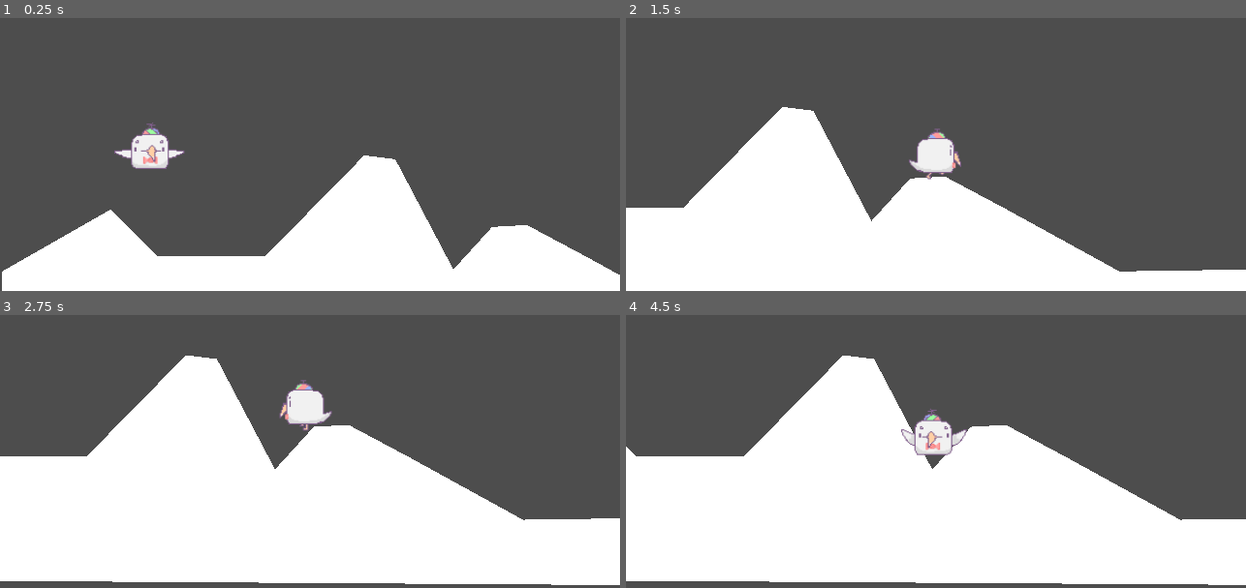
Above: before the commit, frames 1-4 (two rows, left to right).
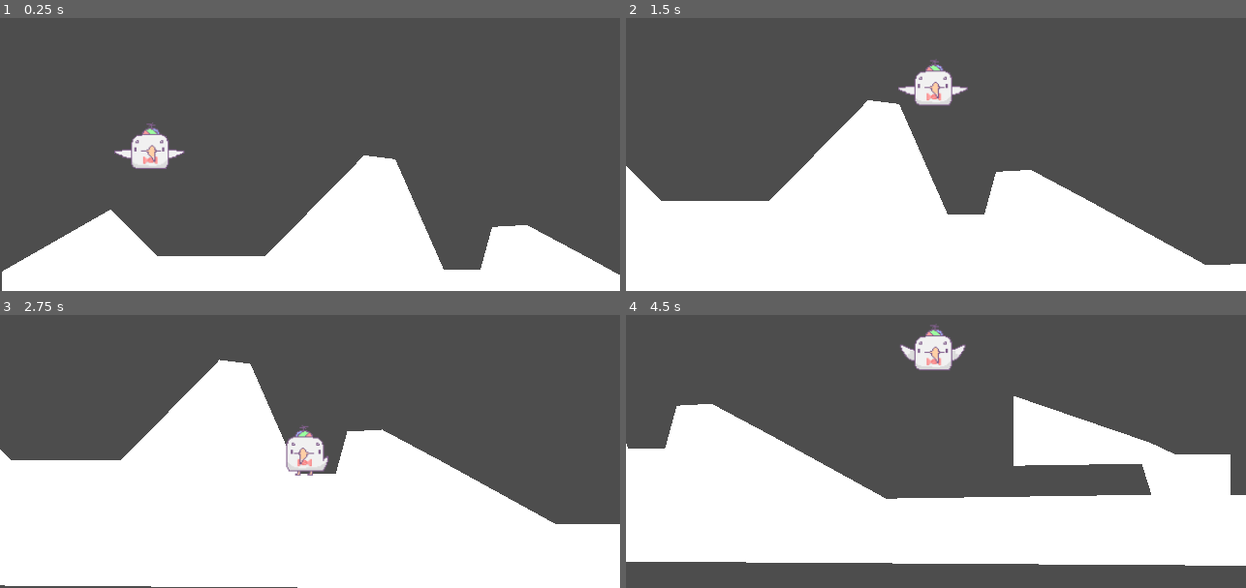
Above: after the commit, the same moments.

Repository: battletoaster34/2D-Platformer-Practice
Game: Godot game, scene res://main.tscn
Same seed, same stepped clock (60 frames per second), same inputs: the game is played once before the commit and once after it.
Inputs:
- Up to frame 1 (0.25 s): no input
- Up to frame 2 (1.5 s): tap Enter (ui_accept) at 0.5, 0.6 s; hold Ctrl (crouch, bound only after the commit) 0.53-1.28 s; hold D (right) from 0.53 s (still down); tap Space (Jump, bound only after the commit) at 0.77, 1.07 s; tap Ctrl (crouch, bound only after the commit) at 1.35 s
- Up to frame 3 (2.75 s): tap Space (Jump, bound only after the commit) at 1.52, 1.55, 1.82, 2.1 s; release D (right) at 2.03 s; hold A (left) from 2.03 s (still down); tap Enter (ui_accept) at 2.3 s
- Up to frame 4 (4.5 s): release A (left) at 2.78 s; hold D (right) 2.78-4.28 s; tap Enter (ui_accept) at 2.85, 4.35 s; tap Space (Jump, bound only after the commit) at 3.02, 3.32, 3.77, 3.8, 4.07 s; tap Ctrl (crouch, bound only after the commit) at 3.05 s; hold Ctrl (crouch, bound only after the commit) 3.53-4.28 s; hold A (left) from 4.28 s (still down)

The runs differ from the first frame. In frame 1, 0.7% of the frame differs, in the area x 64-80%, y 53-93%; in frame 2, 16%; in frame 3, 9.2%; in frame 4, 30%, in the area x 0-100%, y 3-99%.

Commit message:
Crouching

Diff:
--- /dev/null
+++ b/Abovecheck.gd
@@ -0,0 +1,14 @@
+extends RigidBody2D
+
+
+# Called when the node enters the scene tree for the first time.
+func _ready():
+	pass # Replace with function body.
+
+
+# Called every frame. 'delta' is the elapsed time since the previous frame.
+func _process(delta):
+	pass
+
+func _on_abovecheck_body_shape_entered(body_rid, body, body_shape_index, local_shape_index):
+	print()
--- a/main.tscn
+++ b/main.tscn
@@ -13,7 +13,7 @@
 [node name="StaticBody2D" type="StaticBody2D" parent="TestLevel"]
 
 [node name="CollisionPolygon2D" type="CollisionPolygon2D" parent="TestLevel/StaticBody2D"]
-polygon = PackedVector2Array(0, 128, 56, 96, 80, 120, 136, 120, 187, 68, 203, 70, 233, 127, 253, 105, 271, 104, 301, 120, 361, 153, 498, 151, 499, 130, 539, 130, 539, 151, 751, 161, 755, 189, 0, 184)
+polygon = PackedVector2Array(0, 128, 56, 96, 80, 120, 136, 120, 187, 68, 203, 70, 228, 127, 247, 127, 253, 105, 271, 104, 301, 120, 361, 153, 498, 151, 493, 135, 427, 136, 427, 100, 497, 124, 509.925, 130, 539, 130, 539, 151, 751, 161, 755, 189, 0, 184)
 
 [node name="Polygon2D" type="Polygon2D" parent="TestLevel/StaticBody2D/CollisionPolygon2D"]
 
--- a/player.gd
+++ b/player.gd
@@ -1,7 +1,8 @@
 extends CharacterBody2D
 
 
-const SPEED = 200.0
+var SPEED = 200.0
+var crouching = false
 const JUMP_VELOCITY = -350.0
 
 # Get the gravity from the project settings to be synced with RigidBody nodes.
@@ -17,20 +18,52 @@
 		$AnimatedSprite2D.play()
 
 	# Handle Jump.
-	if Input.is_action_just_pressed("ui_accept") and is_on_floor():
+	if Input.is_action_just_pressed("Jump") and is_on_floor():
 		velocity.y = JUMP_VELOCITY
+	if Input.is_action_pressed("crouch") and is_on_floor():
+		SPEED = 50
+		if crouching == false:
+			$AnimatedSprite2D.animation = "crouchidlestart"
+			$AnimatedSprite2D.play()
+			if velocity.x != 0:
+				$AnimatedSprite2D.animation = "crouchsidestart"
+				$AnimatedSprite2D.flip_v = false
+				$AnimatedSprite2D.flip_h = velocity.x < 0
+				$AnimatedSprite2D.play()
+
+		crouching = true
+		$Crouchinghitbox.disabled = false
+		$Standinghitbox.disabled = true
+
+	else:
+		crouching = false
+		SPEED = 200
+		$Crouchinghitbox.disabled = true
+		$Standinghitbox.disabled = false
+
 
 	# Get the input direction and handle the movement/deceleration.
 	# As good practice, you should replace UI actions with custom gameplay actions.
 	if is_on_floor():
 		if velocity.x != 0:
-			$AnimatedSprite2D.animation = "right"
-			$AnimatedSprite2D.flip_v = false
-			$AnimatedSprite2D.flip_h = velocity.x < 0
+			if crouching == false:
+				$AnimatedSprite2D.animation = "right"
+				$AnimatedSprite2D.flip_v = false
+				$AnimatedSprite2D.flip_h = velocity.x < 0
+				$AnimatedSprite2D.play()
+			else:
+				if ($AnimatedSprite2D.animation == "crouchsidestart" and $AnimatedSprite2D.is_playing() == false) or $AnimatedSprite2D.animation != "crouchsidestart":
+					$AnimatedSprite2D.animation = "sidecrouchmove"
+					$AnimatedSprite2D.flip_v = false
+					$AnimatedSprite2D.flip_h = velocity.x < 0
+					$AnimatedSprite2D.play()
+		elif crouching == false:
+			$AnimatedSprite2D.animation = "idle"
 			$AnimatedSprite2D.play()
 		else:
-			$AnimatedSprite2D.animation = "idle"
-			$AnimatedSprite2D.play()
+			if ($AnimatedSprite2D.animation == "crouchidlestart" and $AnimatedSprite2D.is_playing() == false) or $AnimatedSprite2D.animation != "crouchidlestart":
+				$AnimatedSprite2D.animation = "crouchidle"
+				$AnimatedSprite2D.play()
 	var direction = Input.get_axis("left", "right")
 	if direction:
 		velocity.x = direction * SPEED
@@ -39,3 +72,10 @@
 
 
 	move_and_slide()
+
+
+
+
+
+func _on_abovecheck_body_shape_entered(body_rid, body, body_shape_index, local_shape_index):
+	print("POOOOOO")
--- a/player.tscn
+++ b/player.tscn
@@ -1,13 +1,26 @@
-[gd_scene load_steps=11 format=3 uid="uid://nx5unntdhghb"]
+[gd_scene load_steps=26 format=3 uid="uid://nx5unntdhghb"]
 
 [ext_resource type="Script" path="res://player.gd" id="1_04qvq"]
 [ext_resource type="Texture2D" uid="uid://17uqab85q7jb" path="res://Seagulljump1.png" id="2_6cwxm"]
 [ext_resource type="Texture2D" uid="uid://3bx7ioklf6ow" path="res://Seagull.png" id="2_ffesb"]
 [ext_resource type="Texture2D" uid="uid://gyyg37k0uf4q" path="res://Seagullidle2.png" id="3_shup4"]
 [ext_resource type="Texture2D" uid="uid://bs5v15g3wmapv" path="res://Seagulljump2.png" id="3_vqy1u"]
+[ext_resource type="Texture2D" uid="uid://bg586e0emmvow" path="res://Deadpancrouch1.png" id="4_1i2en"]
+[ext_resource type="Texture2D" uid="uid://cx41sqcrqqpds" path="res://Deadpancrouch2.png" id="5_aqfyx"]
 [ext_resource type="Texture2D" uid="uid://b8wm012qsdto5" path="res://SeagullRight1.png" id="6_510a0"]
+[ext_resource type="Texture2D" uid="uid://c0ch4uy32arvq" path="res://Deadpancrouch3.png" id="6_hudrx"]
 [ext_resource type="Texture2D" uid="uid://n4m7p0ws8o3l" path="res://SeagullRight2.png" id="6_w3hbi"]
+[ext_resource type="Texture2D" uid="uid://s6xqrrj8i260" path="res://Deadpancrouch4.png" id="7_mmsv4"]
+[ext_resource type="Texture2D" uid="uid://d08w26vlj3rht" path="res://Sidecrouch1.png" id="8_ij742"]
 [ext_resource type="Texture2D" uid="uid://yw77st0xre7w" path="res://SeagullRight3.png" id="8_lcwnj"]
+[ext_resource type="Texture2D" uid="uid://cd7jgex603f4f" path="res://Sidecrouch2.png" id="9_y0rsl"]
+[ext_resource type="Texture2D" uid="uid://croppc5fsrwja" path="res://Sidecrouch3.png" id="10_2wbnu"]
+[ext_resource type="Texture2D" uid="uid://g6j5moo0mman" path="res://Sidecrouch4.png" id="11_f38p6"]
+[ext_resource type="Texture2D" uid="uid://kv6fxn36efee" path="res://scm1.png" id="17_ngbku"]
+[ext_resource type="Texture2D" uid="uid://63xo2nrc0esn" path="res://scm2.png" id="18_7nroa"]
+[ext_resource type="Texture2D" uid="uid://cdkguf5s181ph" path="res://scm3.png" id="19_1wlwy"]
+[ext_resource type="Texture2D" uid="uid://b5lss0hlbwvv2" path="res://scm4.png" id="20_xolxb"]
+[ext_resource type="Script" path="res://Abovecheck.gd" id="21_bmew3"]
 
 [sub_resource type="SpriteFrames" id="SpriteFrames_bk8ae"]
 animations = [{
@@ -21,6 +34,48 @@
 "loop": true,
 "name": &"Jump",
 "speed": 20.0
+}, {
+"frames": [{
+"duration": 1.0,
+"texture": ExtResource("7_mmsv4")
+}],
+"loop": true,
+"name": &"crouchidle",
+"speed": 5.0
+}, {
+"frames": [{
+"duration": 1.0,
+"texture": ExtResource("4_1i2en")
+}, {
+"duration": 1.0,
+"texture": ExtResource("5_aqfyx")
+}, {
+"duration": 1.0,
+"texture": ExtResource("6_hudrx")
+}, {
+"duration": 1.0,
+"texture": ExtResource("7_mmsv4")
+}],
+"loop": false,
+"name": &"crouchidlestart",
+"speed": 16.0
+}, {
+"frames": [{
+"duration": 1.0,
+"texture": ExtResource("8_ij742")
+}, {
+"duration": 1.0,
+"texture": ExtResource("9_y0rsl")
+}, {
+"duration": 1.0,
+"texture": ExtResource("10_2wbnu")
+}, {
+"duration": 1.0,
+"texture": ExtResource("11_f38p6")
+}],
+"loop": false,
+"name": &"crouchsidestart",
+"speed": 24.0
 }, {
 "frames": [{
 "duration": 1.0,
@@ -46,11 +101,35 @@
 "loop": true,
 "name": &"right",
 "speed": 24.0
+}, {
+"frames": [{
+"duration": 1.0,
+"texture": ExtResource("17_ngbku")
+}, {
+"duration": 1.0,
+"texture": ExtResource("18_7nroa")
+}, {
+"duration": 1.0,
+"texture": ExtResource("19_1wlwy")
+}, {
+"duration": 1.0,
+"texture": ExtResource("20_xolxb")
+}],
+"loop": true,
+"name": &"sidecrouchmove",
+"speed": 10.0
 }]
 
 [sub_resource type="CapsuleShape2D" id="CapsuleShape2D_0y6a7"]
 radius = 13.0
 height = 34.0
+
+[sub_resource type="CapsuleShape2D" id="CapsuleShape2D_oiqnh"]
+radius = 9.0
+height = 26.0
+
+[sub_resource type="RectangleShape2D" id="RectangleShape2D_lo45m"]
+size = Vector2(26, 16)
 
 [node name="CharacterBody2D" type="CharacterBody2D"]
 floor_snap_length = 2.9
@@ -60,9 +139,11 @@
 position = Vector2(77, 32)
 scale = Vector2(0.843749, 0.78125)
 sprite_frames = SubResource("SpriteFrames_bk8ae")
-animation = &"right"
+animation = &"crouchidlestart"
+frame = 3
+frame_progress = 1.0
 
-[node name="CollisionShape2D" type="CollisionShape2D" parent="."]
+[node name="Standinghitbox" type="CollisionShape2D" parent="."]
 position = Vector2(79, 32)
 shape = SubResource("CapsuleShape2D_0y6a7")
 
@@ -76,3 +157,19 @@
 drag_vertical_enabled = true
 drag_bottom_margin = 0.4
 editor_draw_limits = true
+
+[node name="Crouchinghitbox" type="CollisionShape2D" parent="."]
+position = Vector2(79, 41)
+rotation = 1.57065
+shape = SubResource("CapsuleShape2D_oiqnh")
+
+[node name="Abovecheck" type="RigidBody2D" parent="."]
+position = Vector2(79, 23)
+disable_mode = 2
+script = ExtResource("21_bmew3")
+
+[node name="CollisionShape2D" type="CollisionShape2D" parent="Abovecheck"]
+shape = SubResource("RectangleShape2D_lo45m")
+disabled = true
+
+[connection signal="body_shape_entered" from="Abovecheck" to="." method="_on_abovecheck_body_shape_entered"]
--- a/project.godot
+++ b/project.godot
@@ -28,20 +28,37 @@
 left={
 "deadzone": 0.5,
 "events": [Object(InputEventKey,"resource_local_to_scene":false,"resource_name":"","device":-1,"window_id":0,"alt_pressed":false,"shift_pressed":false,"ctrl_pressed":false,"meta_pressed":false,"pressed":false,"keycode":0,"physical_keycode":65,"key_label":0,"unicode":97,"echo":false,"script":null)
+, Object(InputEventJoypadMotion,"resource_local_to_scene":false,"resource_name":"","device":-1,"axis":0,"axis_value":-1.0,"script":null)
 ]
 }
 right={
 "deadzone": 0.5,
 "events": [Object(InputEventKey,"resource_local_to_scene":false,"resource_name":"","device":-1,"window_id":0,"alt_pressed":false,"shift_pressed":false,"ctrl_pressed":false,"meta_pressed":false,"pressed":false,"keycode":0,"physical_keycode":68,"key_label":0,"unicode":100,"echo":false,"script":null)
+, Object(InputEventJoypadMotion,"resource_local_to_scene":false,"resource_name":"","device":-1,"axis":0,"axis_value":1.0,"script":null)
 ]
 }
 up={
 "deadzone": 0.5,
 "events": [Object(InputEventKey,"resource_local_to_scene":false,"resource_name":"","device":-1,"window_id":0,"alt_pressed":false,"shift_pressed":false,"ctrl_pressed":false,"meta_pressed":false,"pressed":false,"keycode":0,"physical_keycode":87,"key_label":0,"unicode":119,"echo":false,"script":null)
+, Object(InputEventJoypadMotion,"resource_local_to_scene":false,"resource_name":"","device":-1,"axis":1,"axis_value":-1.0,"script":null)
 ]
 }
 down={
 "deadzone": 0.5,
 "events": [Object(InputEventKey,"resource_local_to_scene":false,"resource_name":"","device":-1,"window_id":0,"alt_pressed":false,"shift_pressed":false,"ctrl_pressed":false,"meta_pressed":false,"pressed":false,"keycode":0,"physical_keycode":83,"key_label":0,"unicode":115,"echo":false,"script":null)
+, Object(InputEventJoypadMotion,"resource_local_to_scene":false,"resource_name":"","device":-1,"axis":1,"axis_value":1.0,"script":null)
 ]
 }
+Jump={
+"deadzone": 0.5,
+"events": [Object(InputEventKey,"resource_local_to_scene":false,"resource_name":"","device":0,"window_id":0,"alt_pressed":false,"shift_pressed":false,"ctrl_pressed":false,"meta_pressed":false,"pressed":false,"keycode":0,"physical_keycode":32,"key_label":0,"unicode":0,"echo":false,"script":null)
+, Object(InputEventJoypadButton,"resource_local_to_scene":false,"resource_name":"","device":-1,"button_index":0,"pressure":0.0,"pressed":false,"script":null)
+]
+}
+crouch={
+"deadzone": 0.5,
+"events": [Object(InputEventKey,"resource_local_to_scene":false,"resource_name":"","device":0,"window_id":0,"alt_pressed":false,"shift_pressed":false,"ctrl_pressed":false,"meta_pressed":false,"pressed":false,"keycode":0,"physical_keycode":4194326,"key_label":0,"unicode":0,"echo":false,"script":null)
+, Object(InputEventKey,"resource_local_to_scene":false,"resource_name":"","device":0,"window_id":0,"alt_pressed":false,"shift_pressed":false,"ctrl_pressed":false,"meta_pressed":false,"pressed":false,"keycode":0,"physical_keycode":4194326,"key_label":0,"unicode":0,"echo":false,"script":null)
+, Object(InputEventJoypadButton,"resource_local_to_scene":false,"resource_name":"","device":-1,"button_index":7,"pressure":0.0,"pressed":false,"script":null)
+]
+}
Binary file added: Deadpancrouch1.png
Not shown, added: Deadpancrouch1.png.import
Binary file added: Deadpancrouch2.png
Not shown, added: Deadpancrouch2.png.import
Binary file added: Deadpancrouch3.png
Not shown, added: Deadpancrouch3.png.import
Binary file added: Deadpancrouch4.png
Not shown, added: Deadpancrouch4.png.import
Binary file added: Sidecrouch1.png
Not shown, added: Sidecrouch1.png.import
Binary file added: Sidecrouch2.png
Not shown, added: Sidecrouch2.png.import
(and 12 more such lines)
